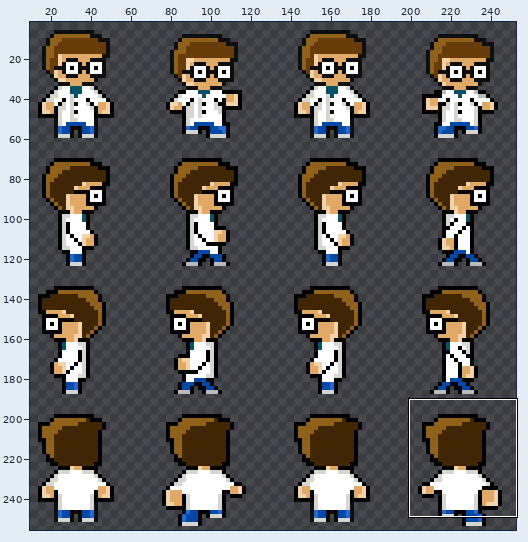
Sprite sheet -- public/game/assets/lab-character-spritesheet-medium-white-eyes.png. The first picture is a wide view before the edit; the outline marks the close-up.
Close-up. Before:
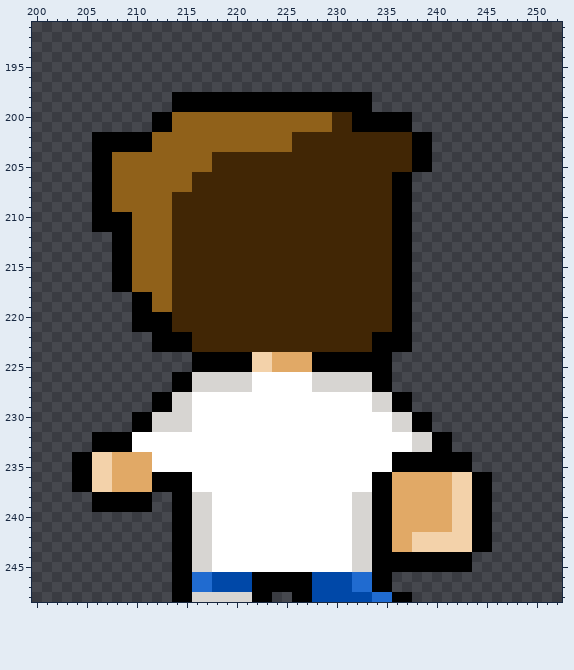
The file is 256x256 pixels. Colours within 5 levels of each other are drawn and written as one. Shown: x 200..252, y 191..248. The wide view leaves out empty margins. The commit also changed other parts of the picture, which this record leaves out.
New version:
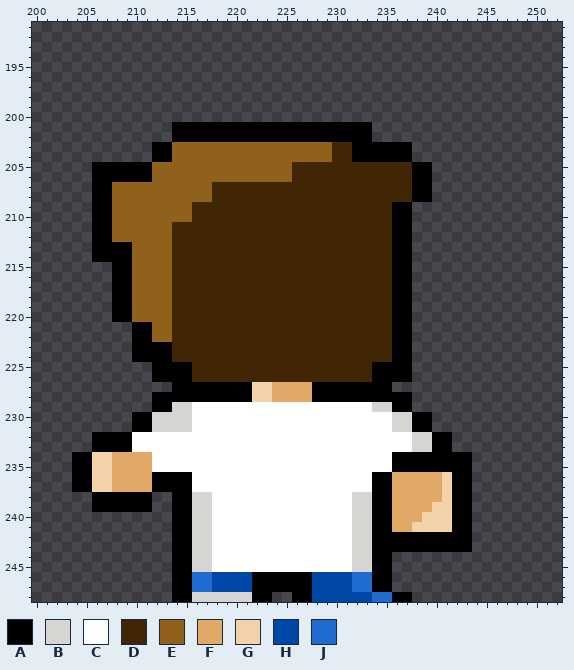
Palette (. is transparent): A #000000  B #d7d5d2  C #ffffff  D #412605  E #90611a  F #e1a966  G #f3d2aa  H #0048a8  J #206bd0
What changed:
y 198..199: x 214..233 AAAAAAAAAAAAAAAAAAAA -> ....................
y 200: x 212..237 AAEEEEEEEEEEEEEEEEDDAAAAAA -> ..........................
y 201: x 212..231 AAEEEEEEEEEEEEEEEEDD -> ..AAAAAAAAAAAAAAAAAA; x 234..237 AAAA -> ....
y 202: x 206..239 AAAAAAEEEEEEEEEEEEEEDDDDDDDDDDDDAA -> ........AAAAAAAAAAAAAAAAAAAA......
y 203: x 206..213 AAAAAAEE -> ......AA; x 226..229 DDDD -> EEEE; x 232..239 DDDDDDAA -> AAAAAA..
y 204: x 206..213 AAEEEEEE -> ......AA; x 218..229 DDDDDDDDDDDD -> EEEEEEEEEEEE; x 232..239 DDDDDDAA -> AAAAAA..
y 205: x 208..211 EEEE -> AAAA; x 218..225 DDDDDDDD -> EEEEEEEE
y 206: x 208..211 EEEE -> AAAA; x 216..225 DDDDDDDDDD -> EEEEEEEEEE; x 236..239 AA.. -> DDAA
y 207: x 216..217 DD -> EE; x 236..239 AA.. -> DDAA
y 208: x 214..217 DDDD -> EEEE; x 236..239 AA.. -> DDAA
y 209: x 214..215 DD -> EE
y 210: x 208..209 AA -> EE; x 214..215 DD -> EE
y 211: x 208..209 AA -> EE
y 212: x 206..209 ..AA -> AAEE
y 213..214: x 206..207 .. -> AA
y 218..219: x 208..211 ..AA -> AAEE
y 220: x 208..213 ..AAAA -> AAEEEE
y 221: x 212..213 AA -> EE
y 222: x 210..215 ..AAAA -> AAEEDD; x 234..235 AA -> DD
y 223: x 210..211 .. -> AA; x 214..215 AA -> DD; x 234..235 AA -> DD
y 224: x 210..237 ......AAAAAAGGFFFFAAAAAAAA.. -> AAAADDDDDDDDDDDDDDDDDDDDDDAA
y 225: x 212..233 ....AAAAAAGGFFFFAAAAAA -> AAAADDDDDDDDDDDDDDDDDD; x 236..237 .. -> AA
y 226: x 212..213 .. -> AA; x 216..233 BBBBBBCCCCCCBBBBBB -> DDDDDDDDDDDDDDDDDD; x 236..237 .. -> AA
y 227: x 216..233 BBBBBBCCCCCCBBBBBB -> AAAAAAGGFFFFAAAAAA
y 228: x 214..235 BBCCCCCCCCCCCCCCCCCCBB -> AAAAAAAAGGFFFFAAAAAAAA
y 236..238: x 241..245 FGGAA -> GAA..
y 239: x 240..245 FFGGAA -> GGAA..
y 240: x 239..245 FFFGGAA -> GGGAA..
y 241: x 238..245 FFFFGGAA -> GGGGAA..
y 242..243: x 236..245 FFGGGGGGAA -> AAAAAAAA..
y 244..245: x 236..243 AAAAAAAA -> ........
Pixel boxes of the changes (left, top, right, bottom) in both close-ups:
changed: (92, 92, 432, 262)
changed: (112, 292, 412, 402)
changed: (392, 472, 492, 572)
